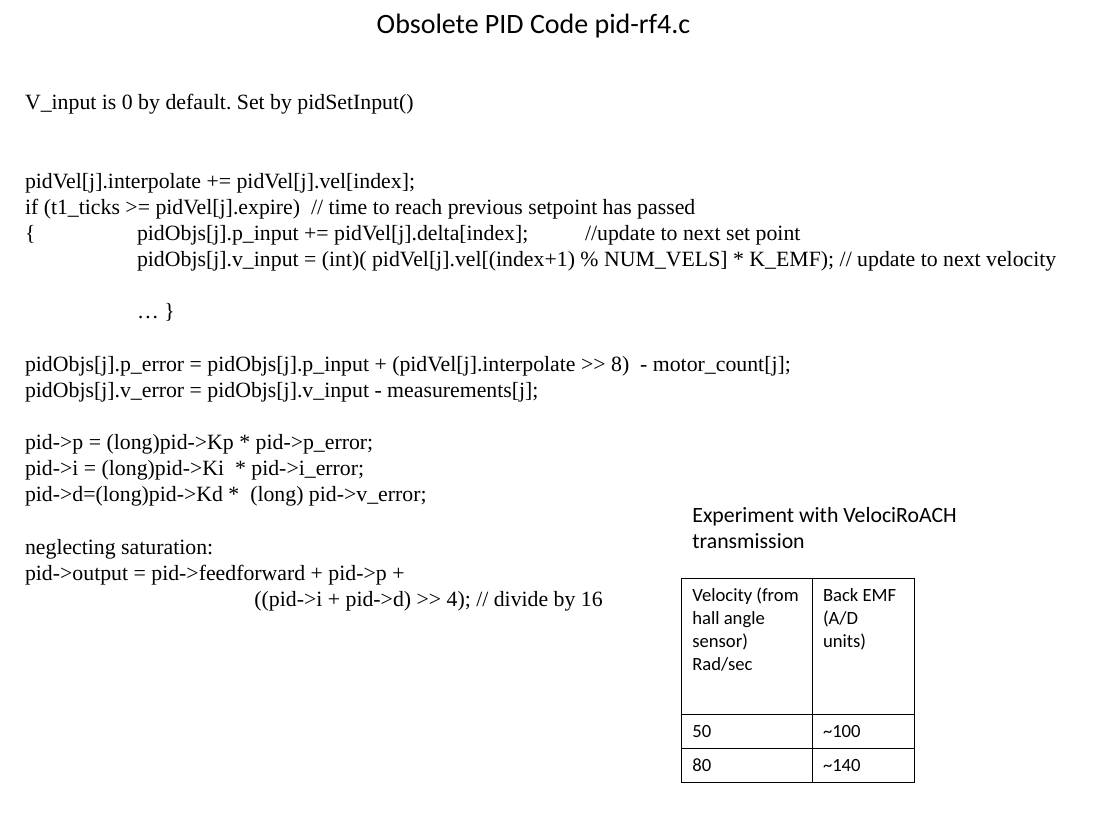
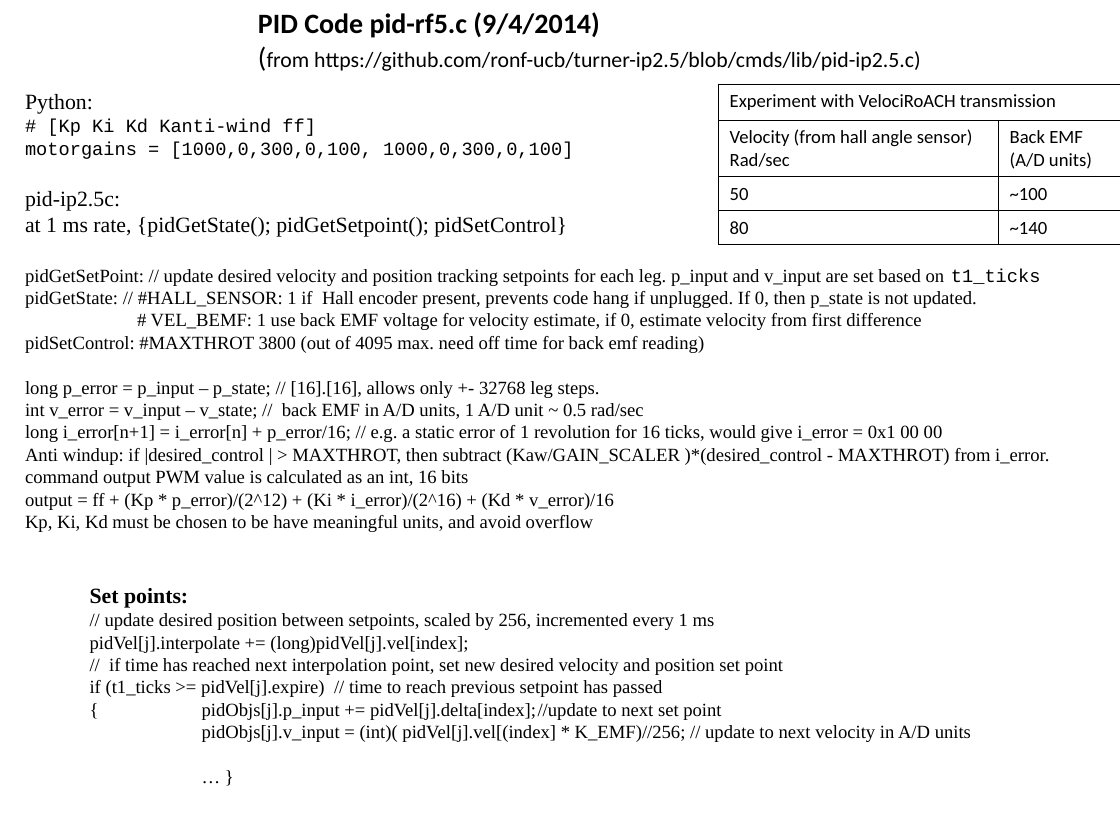
Before and after one commit to ronf-ucb/turner-ip2.5, a slide deck: slide 3 of doc/hall-velocity-ip2.5.ppt. Drawn at 1120x840 pixels with LibreOffice and Linux fonts; fonts in the diff are those of the drawing. Boxes give left, top, right and bottom in pixels: in the first picture for what was removed or moved away, otherwise in the second. Text is boxed around its words. In the diff, an @@ line names an element or a change of style, - is before the commit and + after.

Commit message:
updated ppt documentation to show pid calculations

```diff
--- a/doc/hall-velocity-ip2.5.ppt
+++ b/doc/hall-velocity-ip2.5.ppt
@@ text added at bbox=[258, 12, 921, 71], 14 pt, text #000000 @@
+PID Code pid-rf5.c (9/4/2014)
+(from https://github.com/ronf-ucb/turner-ip2.5/blob/cmds/lib/pid-ip2.5.c)
@@ text removed at bbox=[377, 13, 691, 38] @@
-Obsolete PID Code pid-rf4.c
@@ table at bbox=[719, 84, 1120, 244] @@
+row 1: Experiment with VelociRoACH transmission | 
@@ table: place and size @@
-table at bbox=[681, 579, 915, 782]
+table at bbox=[719, 84, 1120, 244]
@@ text at bbox=[25, 94, 1049, 532]: text changed; size 14 to 12 pt @@
-V_input is 0 by default. Set by pidSetInput()
-pidVel[j].interpolate += pidVel[j].vel[index];
-if (t1_ticks >= pidVel[j].expire) // time to reach previous setpoint has passed
-{ pidObjs[j].p_input += pidVel[j].delta[index]; //update to next set point
-pidObjs[j].v_input = (int)( pidVel[j].vel[(index+1) % NUM_VELS] * K_EMF); // update to next velocity
-… }
-pidObjs[j].p_error = pidObjs[j].p_input + (pidVel[j].interpolate >> 8) - motor_count[j];
-pidObjs[j].v_error = pidObjs[j].v_input - measurements[j];
-pid->p = (long)pid->Kp * pid->p_error;
-pid->i = (long)pid->Ki * pid->i_error;
-pid->d=(long)pid->Kd * (long) pid->v_error;
-neglecting saturation:
-pid->output = pid->feedforward + pid->p +
-((pid->i + pid->d) >> 4); // divide by 16
+Python:
+# [Kp Ki Kd Kanti-wind ff]
+motorgains = [1000,0,300,0,100, 1000,0,300,0,100]
+pid-ip2.5c:
+at 1 ms rate, {pidGetState(); pidGetSetpoint(); pidSetControl}
+pidGetSetPoint: // update desired velocity and position tracking setpoints for each leg. p_input and v_input are set based on t1_ticks
+pidGetState: // #HALL_SENSOR: 1 if Hall encoder present, prevents code hang if unplugged. If 0, then p_state is not updated.
+# VEL_BEMF: 1 use back EMF voltage for velocity estimate, if 0, estimate velocity from first difference
+pidSetControl: #MAXTHROT 3800 (out of 4095 max. need off time for back emf reading)
+long p_error = p_input – p_state; // [16].[16], allows only +- 32768 leg steps.
+int v_error = v_input – v_state; // back EMF in A/D units, 1 A/D unit ~ 0.5 rad/sec
+long i_error[n+1] = i_error[n] + p_error/16; // e.g. a static error of 1 revolution for 16 ticks, would give i_error = 0x1 00 00
+Anti windup: if |desired_control | > MAXTHROT, then subtract (Kaw/GAIN_SCALER )*(desired_control - MAXTHROT) from i_error.
+command output PWM value is calculated as an int, 16 bits
+output = ff + (Kp * p_error)/(2^12) + (Ki * i_error)/(2^16) + (Kd * v_error)/16
+Kp, Ki, Kd must be chosen to be have meaningful units, and avoid overflow
@@ text removed at bbox=[692, 507, 956, 548] @@
-Experiment with VelociRoACH transmission
@@ text added at bbox=[90, 588, 971, 742], 12 pt, text #000000 @@
+Set points:
+// update desired position between setpoints, scaled by 256, incremented every 1 ms
+pidVel[j].interpolate += (long)pidVel[j].vel[index];
+// if time has reached next interpolation point, set new desired velocity and position set point
+if (t1_ticks >= pidVel[j].expire) // time to reach previous setpoint has passed
+{ pidObjs[j].p_input += pidVel[j].delta[index]; //update to next set point
+pidObjs[j].v_input = (int)( pidVel[j].vel[(index] * K_EMF)//256; // update to next velocity in A/D units
+… }
```
Also in this commit, not shown: 4 other files.
